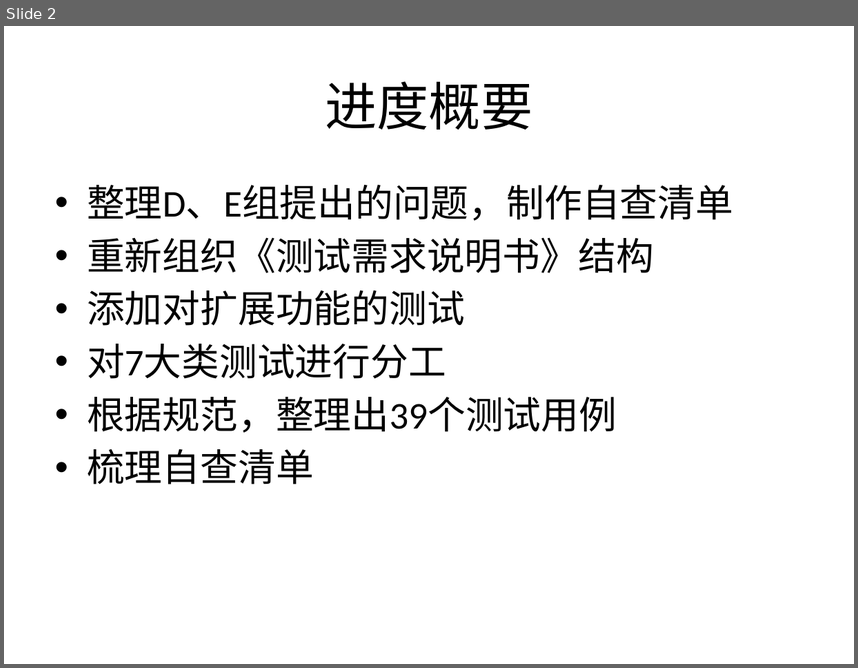
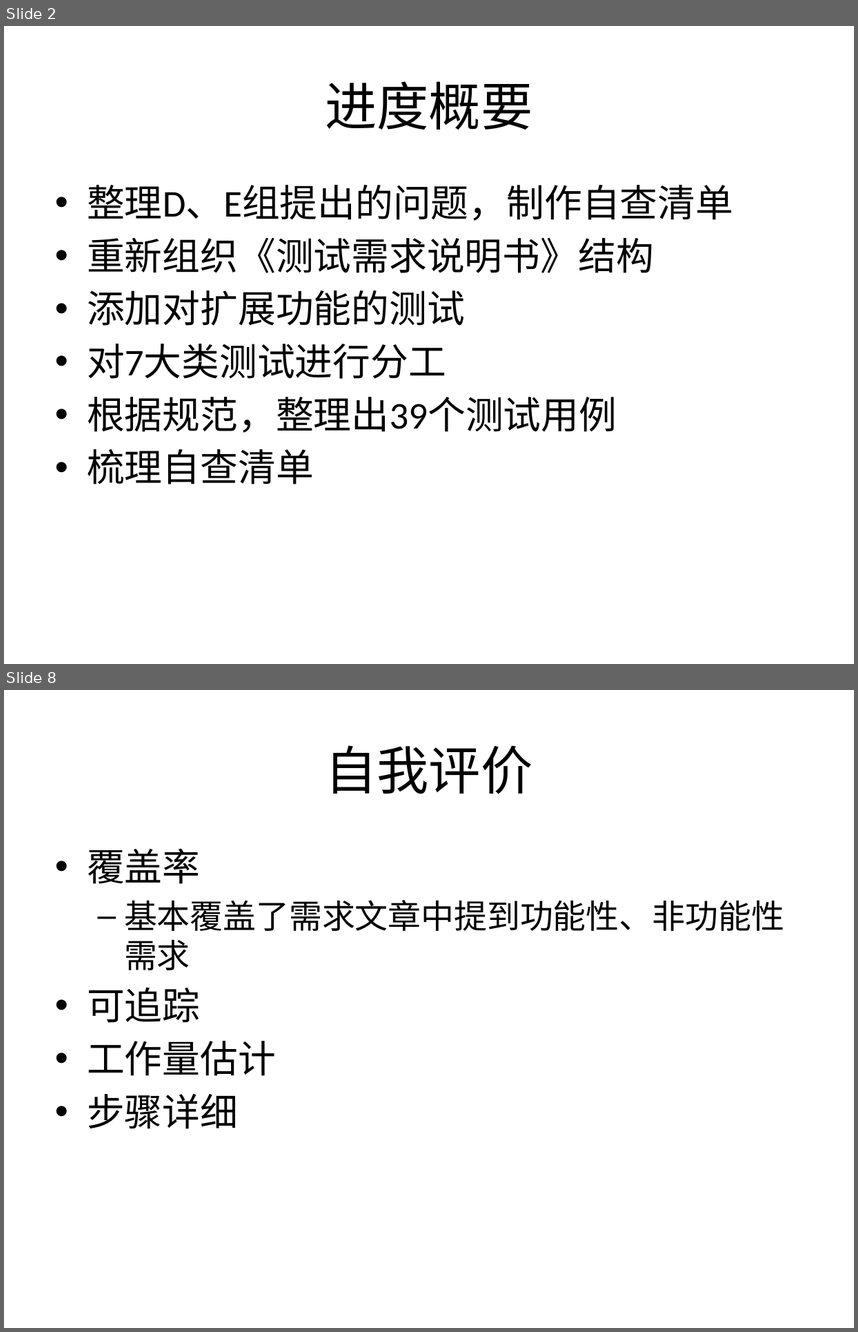
Before and after one commit to bhsei/16TeamC, a slide deck: 2.项目PPT/第十二周进度.pptx. Shown one above the other, each under a label of ours: slide 2 before the commit, slides 2 and 8 after it; the slides between them are not shown. The pictures are 858x668 and 858x1332 pixels, drawn with LibreOffice and Linux fonts; fonts in the diff are those of the drawing. Boxes give left, top, right and bottom in pixels: in the first picture for what was removed or moved away, otherwise in the second. Text is boxed around its words. In the diff, an @@ line names an element or a change of style, - is before the commit and + after.

```diff
--- a/2.项目PPT/第十二周进度.pptx
+++ b/2.项目PPT/第十二周进度.pptx
@@ slide 8 added at (x1=4, y1=690, x2=854, y2=1328), background #FFFFFF @@
@@ title added at (x1=325, y1=745, x2=533, y2=794), 44 pt, text #000000 @@
+自我评价
@@ text added at (x1=87, y1=848, x2=784, y2=1129), 28 pt, text #000000 @@
+• 覆盖率
+  – 基本覆盖了需求文章中提到功能性、非功能性需求
+• 可追踪
+• 工作量估计
+• 步骤详细
```
Also in this commit, not shown: 2 slides changed, 4 other slides added, 1 other file.
